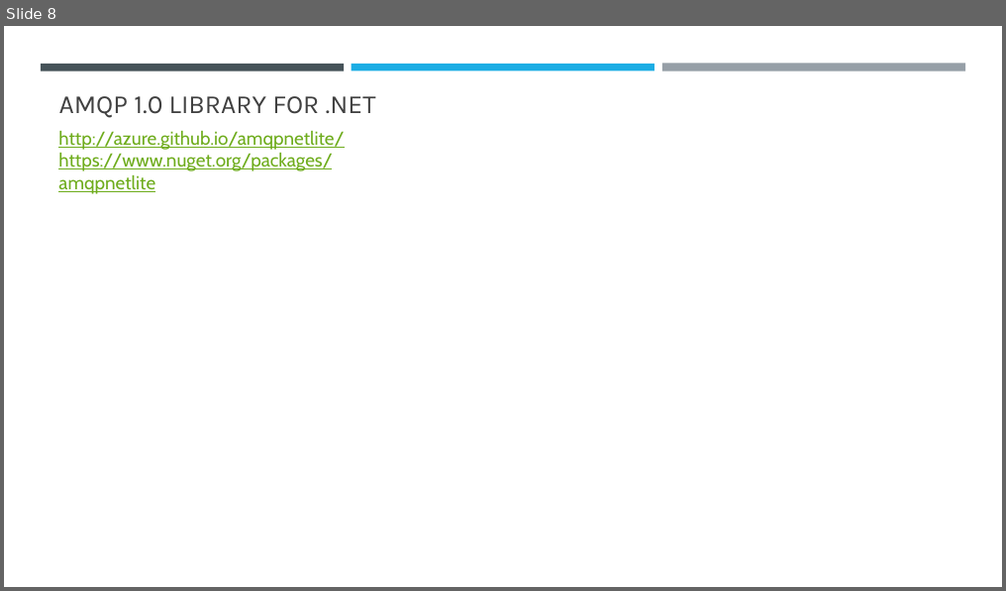
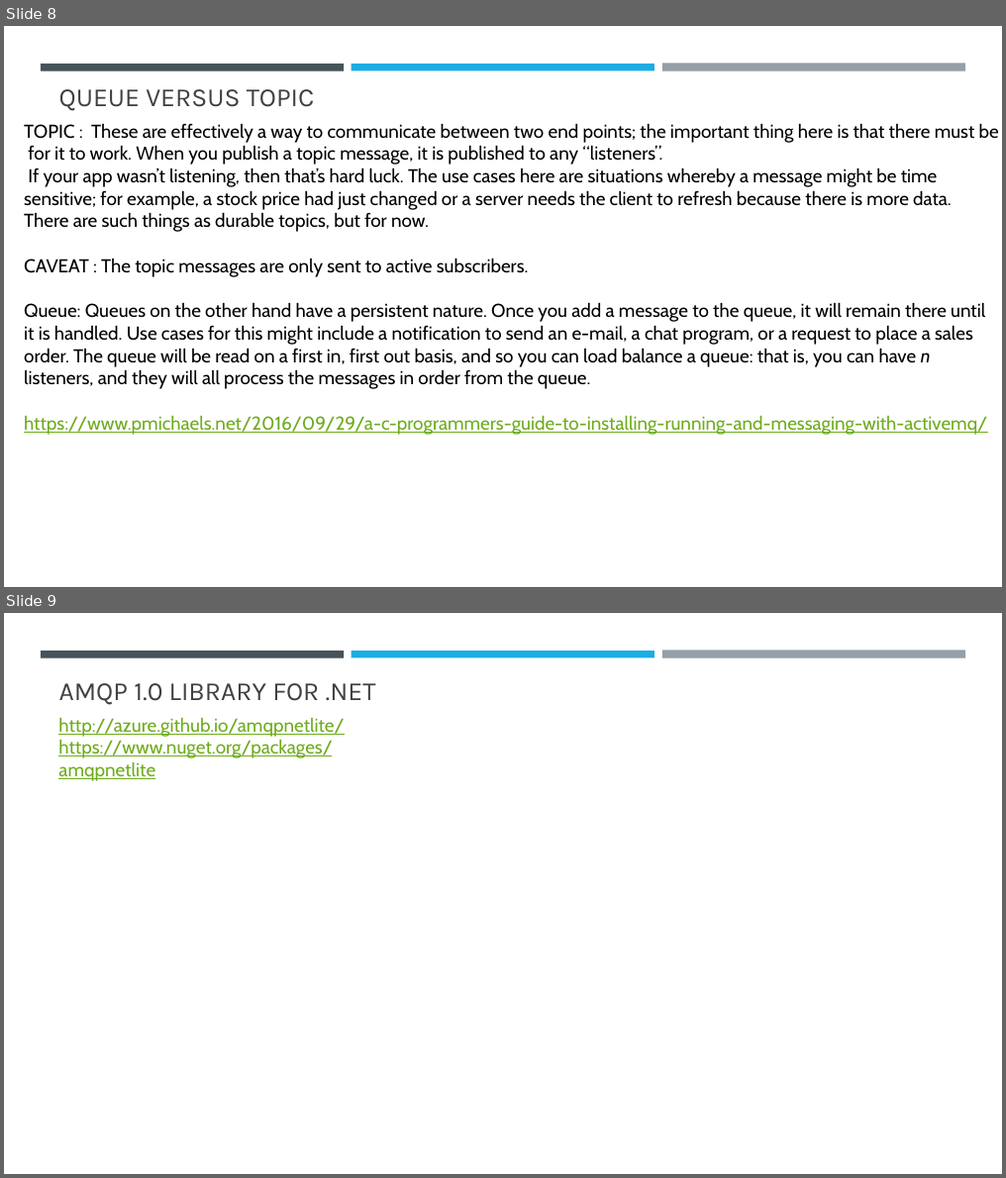
Before and after one commit to sansindia85/activemq, a slide deck: Presentation/ActiveMQ.pptx. Shown one above the other, each under a label of ours: slide 8 before the commit, slides 8 and 9 after it. The pictures are 1006x591 and 1006x1178 pixels, drawn with LibreOffice and Linux fonts; fonts in the diff are those of the drawing. Boxes give left, top, right and bottom in pixels: in the first picture for what was removed or moved away, otherwise in the second. Text is boxed around its words. In the diff, an @@ line names an element or a change of style, - is before the commit and + after.

Commit message:
ActiveMQTopic : The topic messages are only sent to active subscribers.

```diff
--- a/Presentation/ActiveMQ.pptx
+++ b/Presentation/ActiveMQ.pptx
@@ slide 8 added at [4,26,1002,587], background #FFFFFF; not listed: 3 template elements that a slide beside it also shows @@
@@ title added at [59,89,315,111], 25.2 pt, text #404040 @@
+QUEUE VERSUS TOPIC
@@ text added at [24,123,999,435], 18 pt, text #000000 @@
+TOPIC : These are effectively a way to communicate between two end points; the important thing here is that there must be
+for it to work. When you publish a topic message, it is published to any “listeners”.
+If your app wasn’t listening, then that’s hard luck. The use cases here are situations whereby a message might be time
+sensitive; for example, a stock price had just changed or a server needs the client to refresh because there is more data.
+There are such things as durable topics, but for now.
+CAVEAT : The topic messages are only sent to active subscribers.
+Queue: Queues on the other hand have a persistent nature. Once you add a message to the queue, it will remain there until
+it is handled. Use cases for this might include a notification to send an e-mail, a chat program, or a request to place a sales
+order. The queue will be read on a first in, first out basis, and so you can load balance a queue: that is, you can have n
+listeners, and they will all process the messages in order from the queue.
+https://www.pmichaels.net/2016/09/29/a-c-programmers-guide-to-installing-running-and-messaging-with-activemq/
@@ what was slide 8 is now slide 9 @@
```
Also in this commit, not shown: 6 other files.
